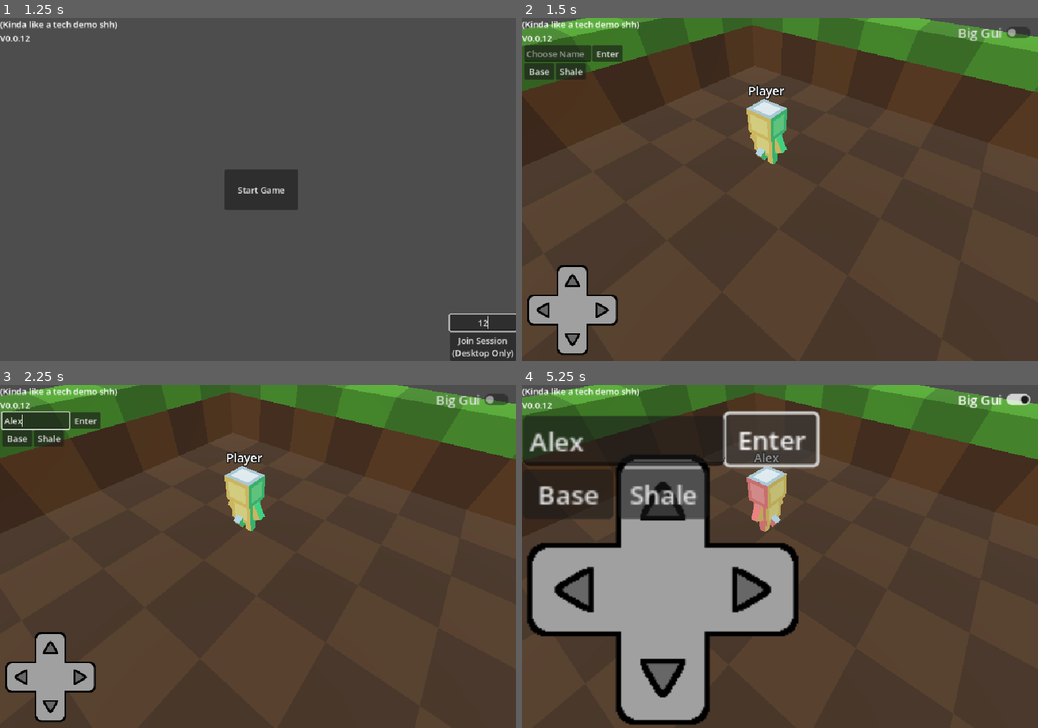
Above: before the commit, frames 1-4 (two rows, left to right).
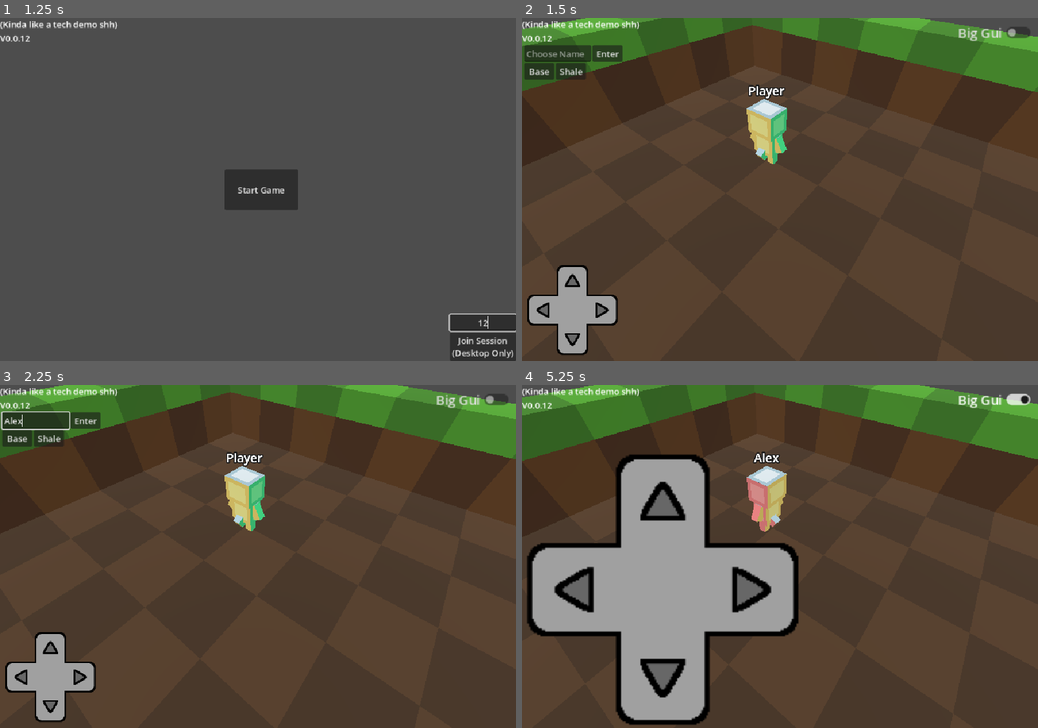
Above: after the commit, the same moments.

Repository: Rosenblack/multiplayer_test
Game: Godot game, scene res://scenes/main.tscn
The game is run twice, just before and just after one commit, with the same random seed, the same clock (stepped at 60 frames per second) and the same inputs.
Inputs (mouse positions are in pixels of both pictures, inside the frame that each line leads up to):
- Up to frame 1 (1.25 s): click (485, 323) at 0.52 s; type "12" at 0.6 s
- Up to frame 2 (1.5 s): click "Start Game" at 1.25 s
- Up to frame 3 (2.25 s): click (36, 419) at 2.02 s; type "Alex" at 2.1 s
- Up to frame 4 (5.25 s): click "Enter" at 2.75 s; click "Big Gui" at 3.5 s; click (625, 439) at 4.27 s; type "Alex" at 4.35 s; click "Enter" at 5 s

Frame 1 is identical in both runs. In frame 2, less than 0.1% of the frame differs, in the area x 44-51%, y 19-24%; in frame 3, less than 0.1%; in frame 4, 9.0%, in the area x 0-58%, y 7-40%.

Commit message:
fixed big interactions

Diff:
--- a/scenes/player.tscn
+++ b/scenes/player.tscn
@@ -1465,6 +1465,12 @@
 shaded = true
 text = "Player"
 
+[node name="Label3D2" type="Label3D" parent="Models/Pivot"]
+transform = Transform3D(1, -5.960464e-08, -4.4703484e-08, 1.3322676e-15, 1, -2.9802322e-08, -4.4703484e-08, -5.960464e-08, 1, 1.6727876e-07, 1.1935278, 4.0569736e-07)
+billboard = 1
+shaded = true
+text = "Player"
+
 [node name="Camera3D" type="Camera3D" parent="Models"]
 transform = Transform3D(0.7929838, -0.4653618, 0.39321128, 0.017345373, 0.66239303, 0.7489557, -0.6089958, -0.5870893, 0.5333388, 1.935, 2.56, 2.26)
 
@@ -1674,6 +1680,9 @@
 text = "Big Gui"
 
 [connection signal="pressed" from="gui/NameSelect/Button" to="." method="_on_button_pressed"]
+[connection signal="pressed" from="gui/NameSelectBig/Button" to="." method="_on_button_pressed"]
 [connection signal="pressed" from="gui/ModelSelect/BaseChange" to="." method="_on_base_change_pressed"]
 [connection signal="pressed" from="gui/ModelSelect/ShaleChange" to="." method="_on_shale_change_pressed"]
 [connection signal="toggled" from="gui/ModelSelect/Button" to="." method="_on_button_toggled"]
+[connection signal="pressed" from="gui/ModelSelectBig/BaseChange" to="." method="_on_base_change_pressed"]
+[connection signal="pressed" from="gui/ModelSelectBig/ShaleChange" to="." method="_on_shale_change_pressed"]
--- a/scripts/player.gd
+++ b/scripts/player.gd
@@ -86,6 +86,9 @@
 		$gui/ModelSelect/BaseChange.hide()
 		$gui/ModelSelect/ShaleChange.hide()
 		$Models/Pivot/Label3D.text = $gui/NameSelect/LineEdit.text
+		$Models/Pivot/Label3D2.text = $gui/NameSelectBig/LineEdit.text
+		$gui/NameSelectBig.hide()
+		$gui/ModelSelectBig.hide()
 		n = 1
 
 func _on_base_change_pressed() -> void:
